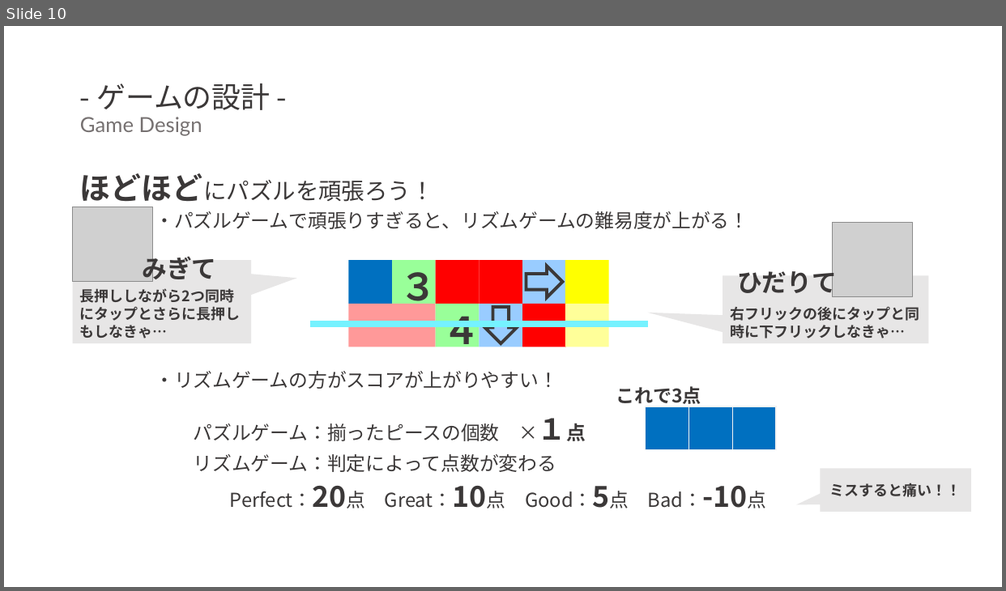
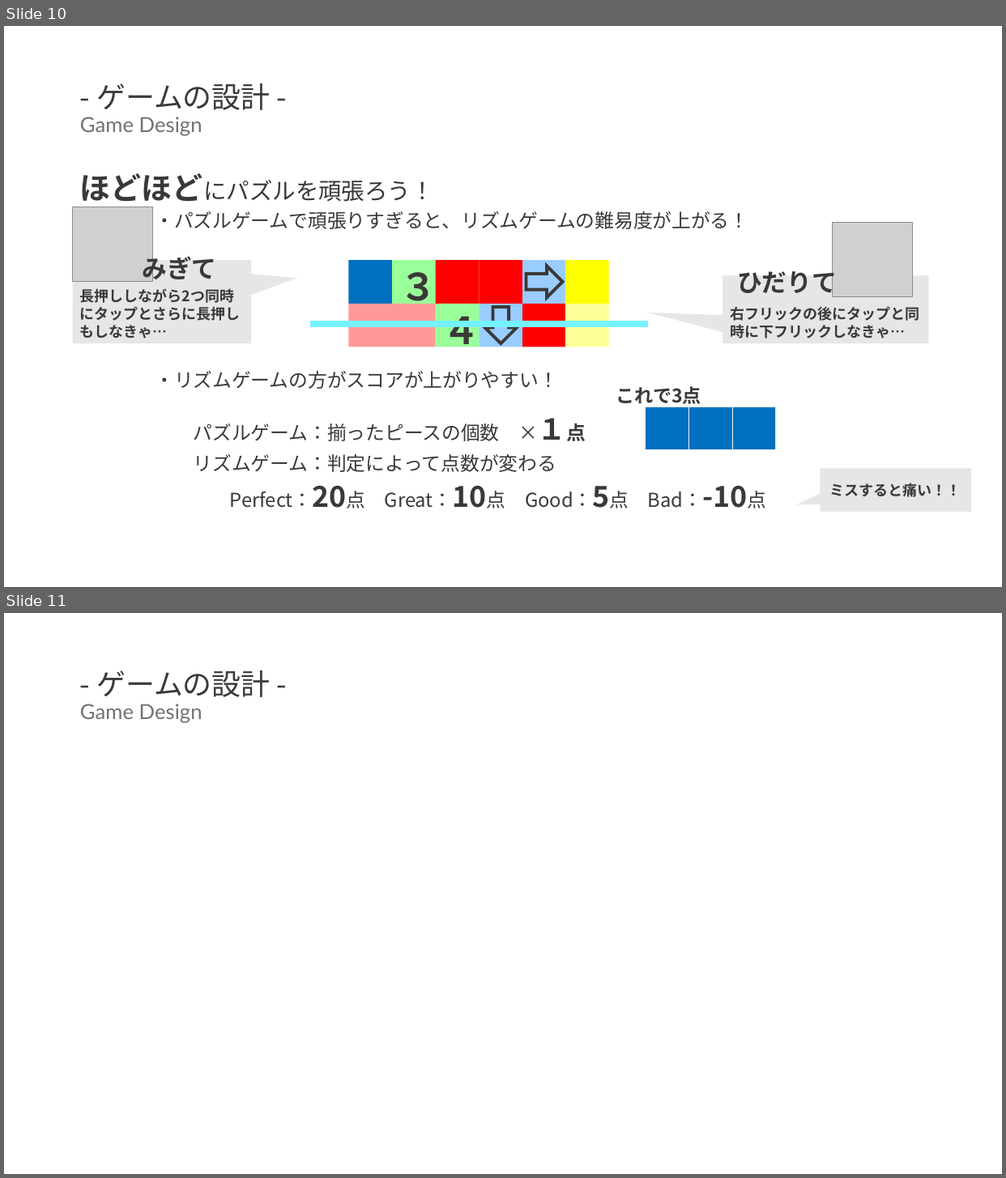
Before and after one commit to sakamana/PuzzleSoundGames, a slide deck: 卒研発表_佐久間.pptx. Shown one above the other, each under a label of ours: slide 10 before the commit, slides 10 and 11 after it. The pictures are 1006x591 and 1006x1178 pixels, drawn with LibreOffice and Linux fonts; fonts in the diff are those of the drawing; grey boxes stand for pictures. Boxes give left, top, right and bottom in pixels: in the first picture for what was removed or moved away, otherwise in the second. Text is boxed around its words. In the diff, an @@ line names an element or a change of style, - is before the commit and + after.

```diff
--- a/卒研発表_佐久間.pptx
+++ b/卒研発表_佐久間.pptx
@@ slide 11 added at box(4, 613, 1002, 1174), background #FFFFFF @@
@@ title added at box(80, 671, 270, 723), 20 pt, text #767171 @@
+- ゲームの設計 -
+Game Design
```
Also in this commit, not shown: 8 slides changed.
